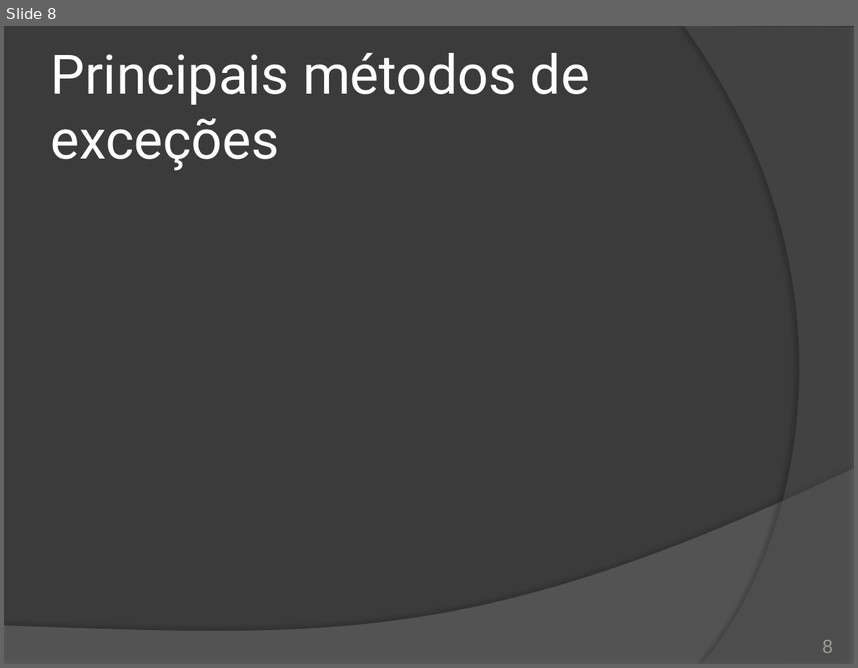
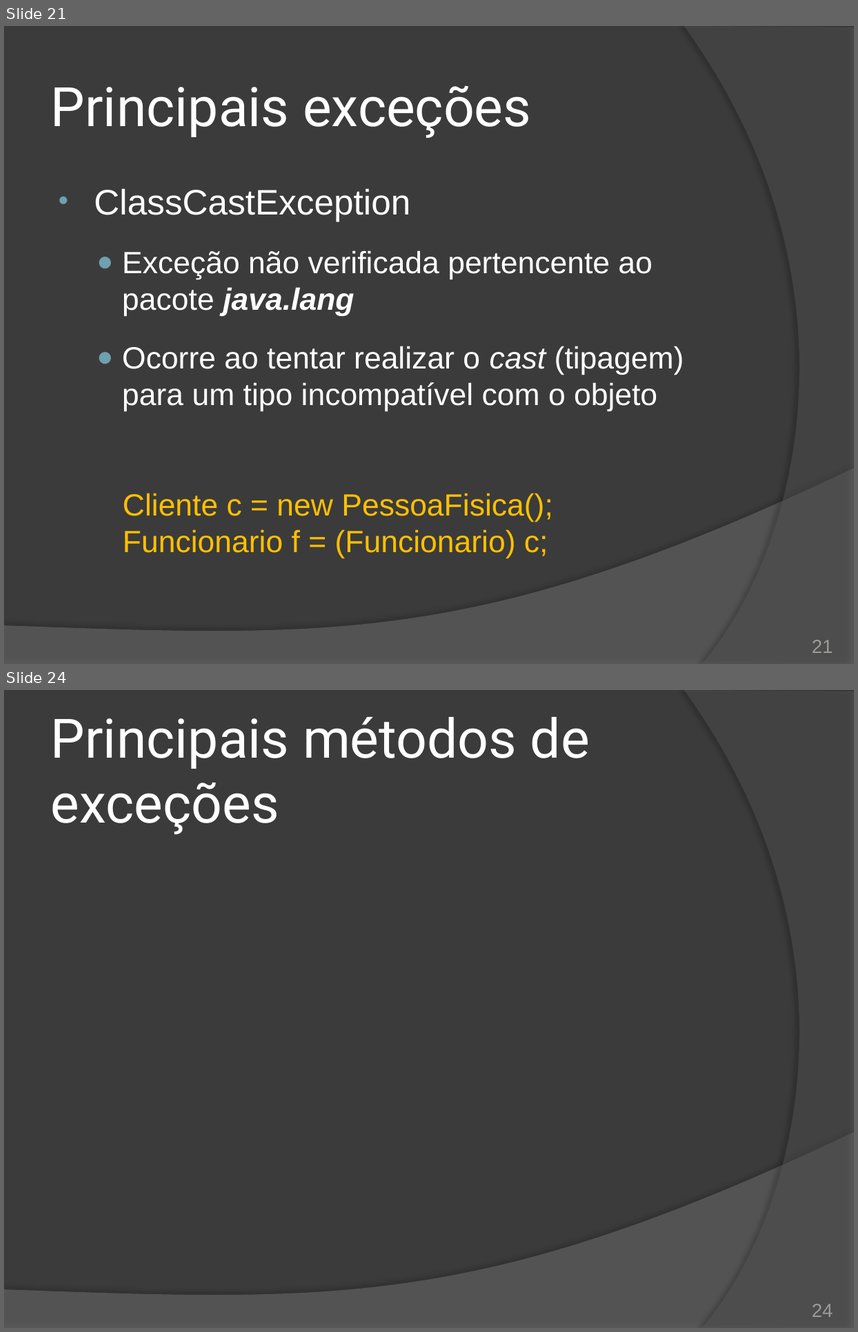
Before and after one commit to duchesqui/slzvieira-training, a slide deck: 2-Java-Programmer-Modulo-II/12.Capitulo06.pptx. Shown one above the other, each under a label of ours: slide 8 before the commit, slides 21 and 24 after it; the slides between them are not shown. The pictures are 858x668 and 858x1332 pixels, drawn with LibreOffice and Linux fonts; fonts in the diff are those of the drawing. Boxes give left, top, right and bottom in pixels: in the first picture for what was removed or moved away, otherwise in the second. Text is boxed around its words. In the diff, an @@ line names an element or a change of style, - is before the commit and + after.

Commit message:
Novos slides de tratamento de exceções.

```diff
--- a/2-Java-Programmer-Modulo-II/12.Capitulo06.pptx
+++ b/2-Java-Programmer-Modulo-II/12.Capitulo06.pptx
@@ slide 21 added at (4, 26, 854, 664), background #3B3B3B; not listed: 2 template elements that a slide beside it also shows @@
@@ title added at (51, 85, 531, 138), 46 pt, text #FFFFFF @@
+Principais exceções
@@ text added at (94, 189, 684, 558), 26 pt, text #FFFFFF @@
+• ClassCastException
+  ● Exceção não verificada pertencente ao pacote java.lang
+  ● Ocorre ao tentar realizar o cast (tipagem) para um tipo incompatível com o objeto
+  Cliente c = new PessoaFisica();
+  Funcionario f = (Funcionario) c;
@@ page number added at (812, 639, 833, 653), 16 pt, text #9D9B9A @@
+21
@@ what was slide 8 is now slide 24 @@
@@ page number at (812, 1303, 833, 1317): text changed @@
-8
+24
```
Also in this commit, not shown: 4 slides changed, 13 other slides added, 1 slide removed.
